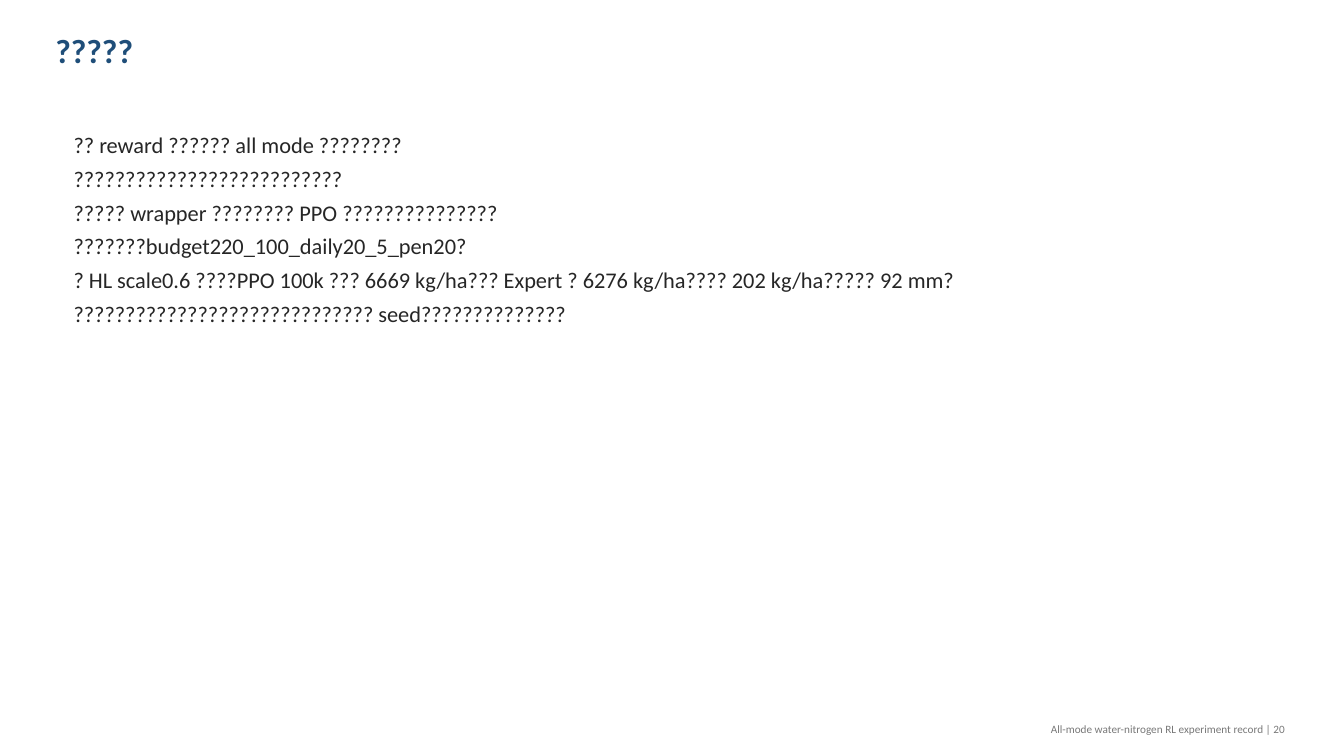
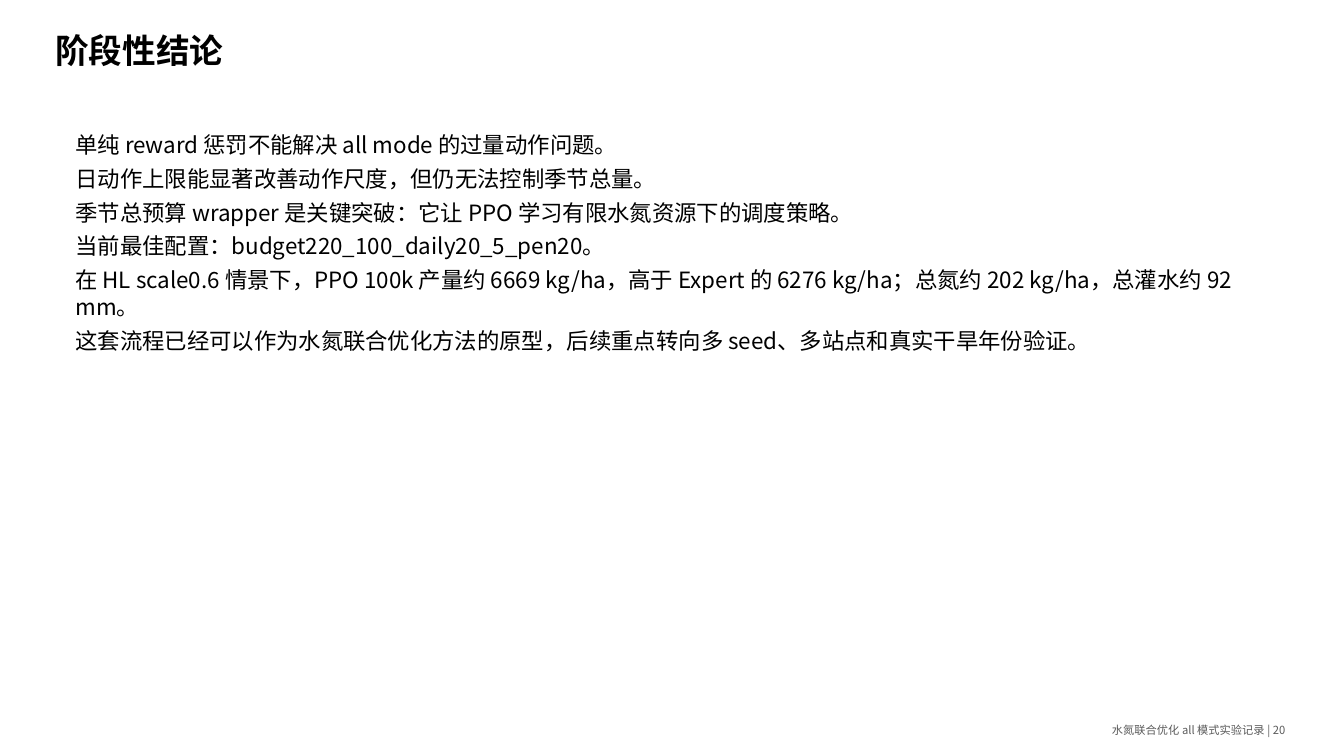
Before and after one commit to Rachel0305/gym-dssat-pdi, a slide deck: slide 20 of figures_hl/all_mode_water_nitrogen_attempts_report.pptx. Drawn at 1344x756 pixels with LibreOffice and Linux fonts; fonts in the diff are those of the drawing. Boxes give left, top, right and bottom in pixels: in the first picture for what was removed or moved away, otherwise in the second. Text is boxed around its words. In the diff, an @@ line names an element or a change of style, - is before the commit and + after.

Commit message:
Fix all-mode report deck Chinese formatting

```diff
--- a/figures_hl/all_mode_water_nitrogen_attempts_report.pptx
+++ b/figures_hl/all_mode_water_nitrogen_attempts_report.pptx
@@ text at (55,34,223,66): text changed; font Calibri to Noto Sans CJK SC; text colour #1F4E79 to #000000 @@
-?????
+阶段性结论
@@ text at (75,134,1232,352): text changed; font Calibri to Noto Sans CJK SC; text colour #262626 to #000000 @@
-?? reward ?????? all mode ????????
-??????????????????????????
-????? wrapper ???????? PPO ???????????????
-???????budget220_100_daily20_5_pen20?
-? HL scale0.6 ????PPO 100k ??? 6669 kg/ha??? Expert ? 6276 kg/ha???? 202 kg/ha????? 92 mm?
-????????????????????????????? seed??????????????
+单纯 reward 惩罚不能解决 all mode 的过量动作问题。
+日动作上限能显著改善动作尺度，但仍无法控制季节总量。
+季节总预算 wrapper 是关键突破：它让 PPO 学习有限水氮资源下的调度策略。
+当前最佳配置：budget220_100_daily20_5_pen20。
+在 HL scale0.6 情景下，PPO 100k 产量约 6669 kg/ha，高于 Expert 的 6276 kg/ha；总氮约 202 kg/ha，总灌水约 92 mm。
+这套流程已经可以作为水氮联合优化方法的原型，后续重点转向多 seed、多站点和真实干旱年份验证。
@@ text at (1112,724,1285,735): text changed; font Calibri to Noto Sans CJK SC; text colour #787878 to #5A5A5A @@
-All-mode water-nitrogen RL experiment record | 20
+水氮联合优化 all 模式实验记录 | 20
```
Also in this commit, not shown: 16 other slides changed, 3 slides added, 3 slides removed, 5 other files.
